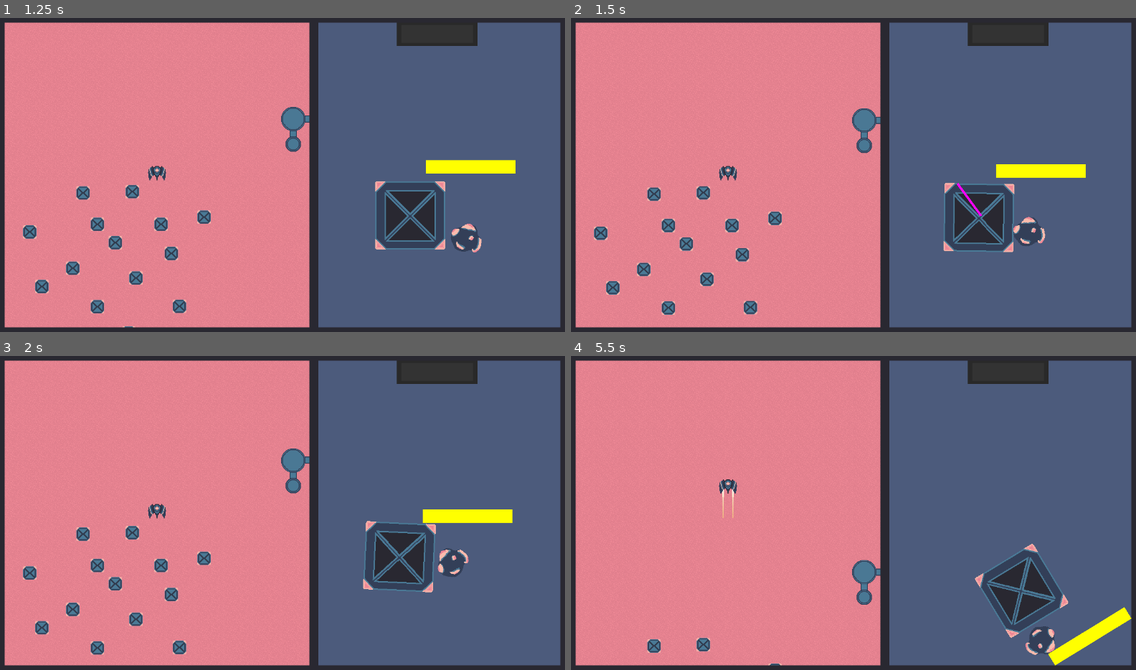
Above: before the commit, frames 1-4 (two rows, left to right).
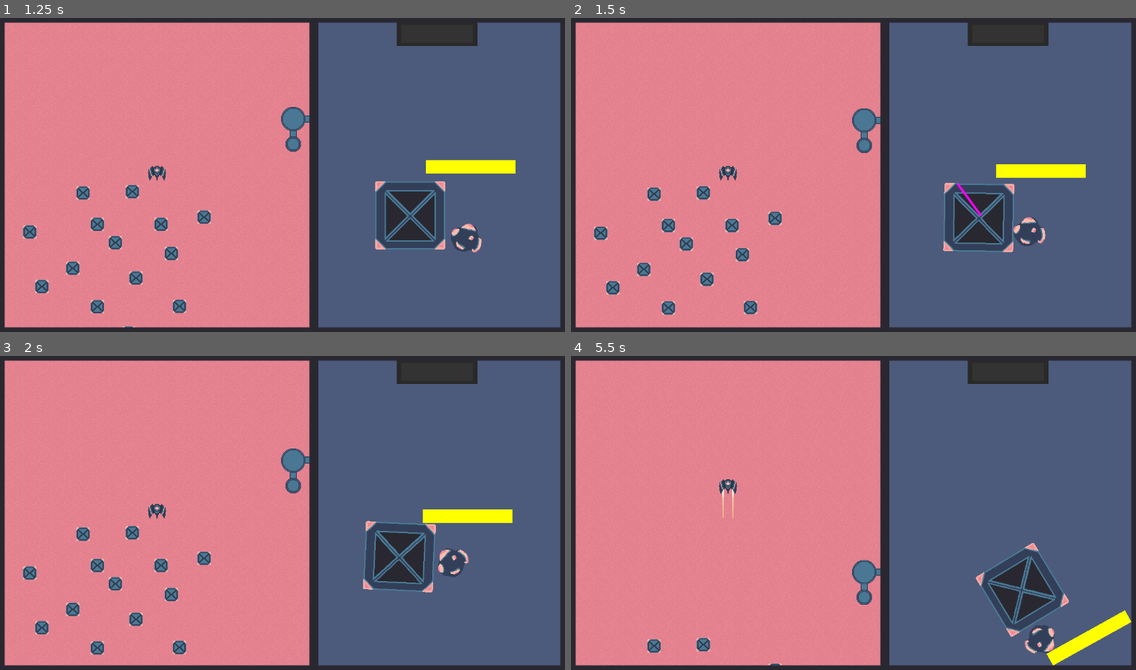
Above: after the commit, the same moments.

Repository: AstralStew/ProjectThornbury
Game: Godot game, scene res://Scenes/level.tscn
Same seed, same stepped clock (60 frames per second), same inputs: the game is played once before the commit and once after it.
Inputs (mouse positions are in pixels of both pictures, inside the frame that each line leads up to):
- Up to frame 1 (1.25 s): drag from (480, 234) to (339, 115) at 0.52 s
- Up to frame 2 (1.5 s): drag from (983, 215) to (910, 118) at 1.27 s
- Up to frame 3 (2 s): no input
- Up to frame 4 (5.5 s): move the mouse to (1039, 516) at 2.02 s; hold D (MoveRight) 2.03-2.75 s; hold Shift (Boost) 2.03-2.75 s; click (1039, 516) at 2.17 s; drag from (825, 578) to (989, 356) at 2.77 s; move the mouse to (1023, 560) at 3.52 s; hold A (MoveLeft) 3.53-4.25 s; hold Shift (Boost) 3.53-4.25 s; drag from (684, 465) to (989, 399) at 4.27 s; move the mouse to (881, 513) at 5.02 s; hold S (MoveDown) from 5.03 s (still down); hold Shift (Boost) from 5.03 s (still down); click (881, 513) at 5.17 s

Frame 1 is identical in both runs. In frame 2, less than 0.1% of the frame differs, in the area x 65-85%, y 55-75%; in frame 3, less than 0.1%; in frame 4, 1.0%, in the area x 71-100%, y 59-99%.

Commit message:
Stations request stuff

Diff:
--- a/Scenes/InventoryPrefabs/item_crate.tscn
+++ b/Scenes/InventoryPrefabs/item_crate.tscn
@@ -1,10 +1,10 @@
 [gd_scene format=3 uid="uid://3vsdr16ipou2"]
 
-[ext_resource type="Script" uid="uid://b0o8xyki30gi8" path="res://Scripts/Item.gd" id="1_yvbue"]
-[ext_resource type="Texture2D" uid="uid://cx8frip84f0f8" path="res://Assets/Images/Resources/Big/Crate_Big.png" id="2_yvbue"]
+[ext_resource type="Script" uid="uid://b0o8xyki30gi8" path="res://Scripts/Item.gd" id="1_8x6w1"]
+[ext_resource type="Texture2D" uid="uid://cx8frip84f0f8" path="res://Assets/Images/Resources/Big/Crate_Big.png" id="2_c3fgt"]
 
 [sub_resource type="RectangleShape2D" id="RectangleShape2D_yvbue"]
-size = Vector2(155, 151)
+size = Vector2(156, 152)
 
 [node name="ItemB" type="RigidBody2D" unique_id=1291223074]
 texture_filter = 1
Not shown: 1 places in Scenes/InventoryPrefabs/item_crate.tscn that only renumber resources
